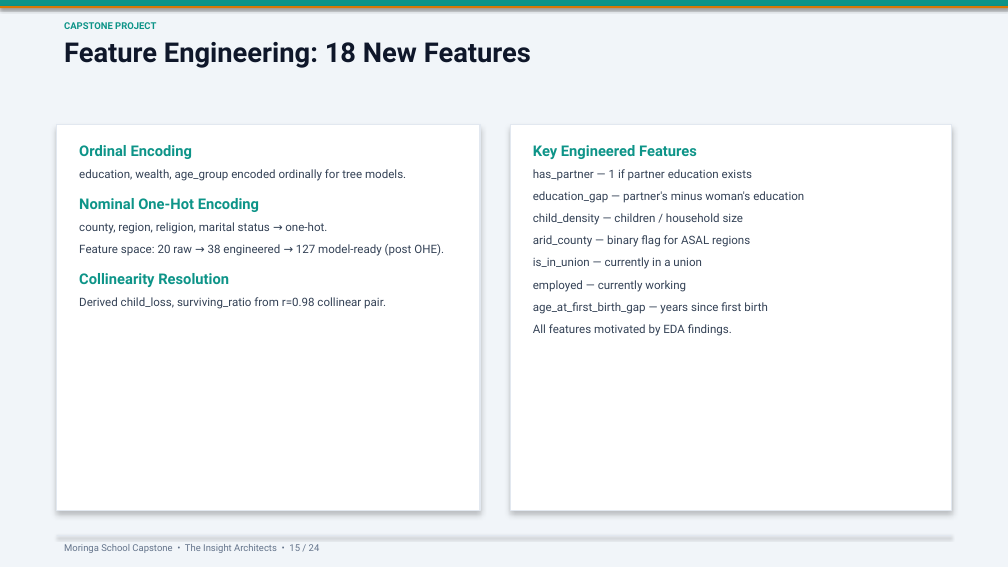
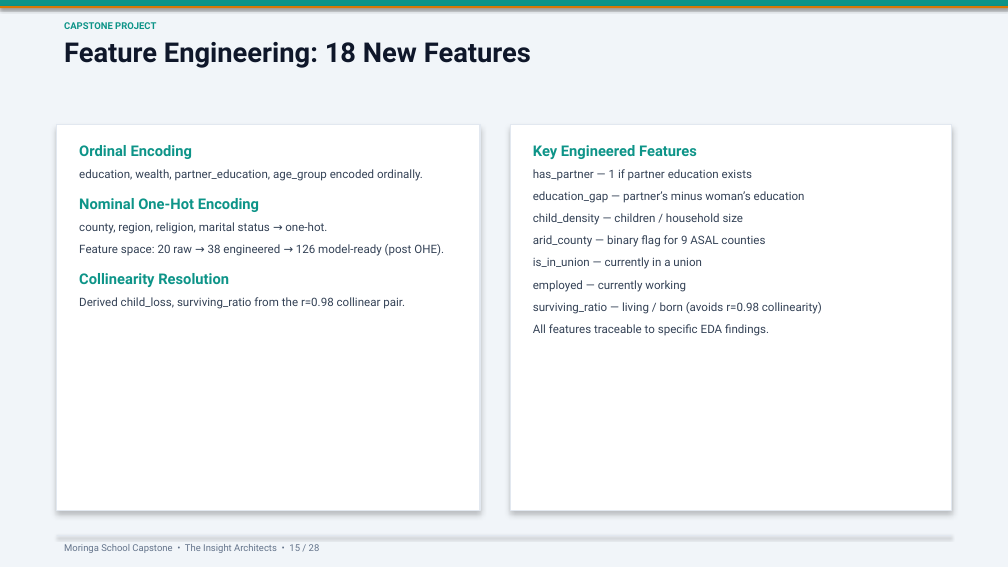
Before and after one commit to symekah1999/Predicting-contraceptive-use-among-women_Capstone-Project-The-Insight-Architects-, a slide deck: slide 15 of Predicting_Contraceptive_Use_Presentation_Updated.pptx. Drawn at 1008x567 pixels with LibreOffice and Linux fonts; fonts in the diff are those of the drawing. Boxes give left, top, right and bottom in pixels: in the first picture for what was removed or moved away, otherwise in the second. Text is boxed around its words. In the diff, an @@ line names an element or a change of style, - is before the commit and + after.

```diff
--- a/Predicting_Contraceptive_Use_Presentation_Updated.pptx
+++ b/Predicting_Contraceptive_Use_Presentation_Updated.pptx
@@ text at <box>79,169,423,181</box>: text changed @@
-education, wealth, age_group encoded ordinally for tree models.
+education, wealth, partner_education, age_group encoded ordinally.
@@ text at <box>533,191,805,203</box>: text changed @@
-education_gap — partner's minus woman's education
+education_gap — partner’s minus woman’s education
@@ text at <box>533,235,765,247</box>: text changed @@
-arid_county — binary flag for ASAL regions
+arid_county — binary flag for 9 ASAL counties
@@ text at <box>79,244,444,256</box>: text changed @@
-Feature space: 20 raw → 38 engineered → 127 model-ready (post OHE).
+Feature space: 20 raw → 38 engineered → 126 model-ready (post OHE).
@@ text at <box>79,297,405,309</box>: text changed @@
-Derived child_loss, surviving_ratio from r=0.98 collinear pair.
+Derived child_loss, surviving_ratio from the r=0.98 collinear pair.
@@ text at <box>533,302,822,336</box>: text changed @@
-age_at_first_birth_gap — years since first birth
-All features motivated by EDA findings.
+surviving_ratio — living / born (avoids r=0.98 collinearity)
+All features traceable to specific EDA findings.
```
Also in this commit, not shown: 21 other slides changed, 2 slides added, 1 other file.
